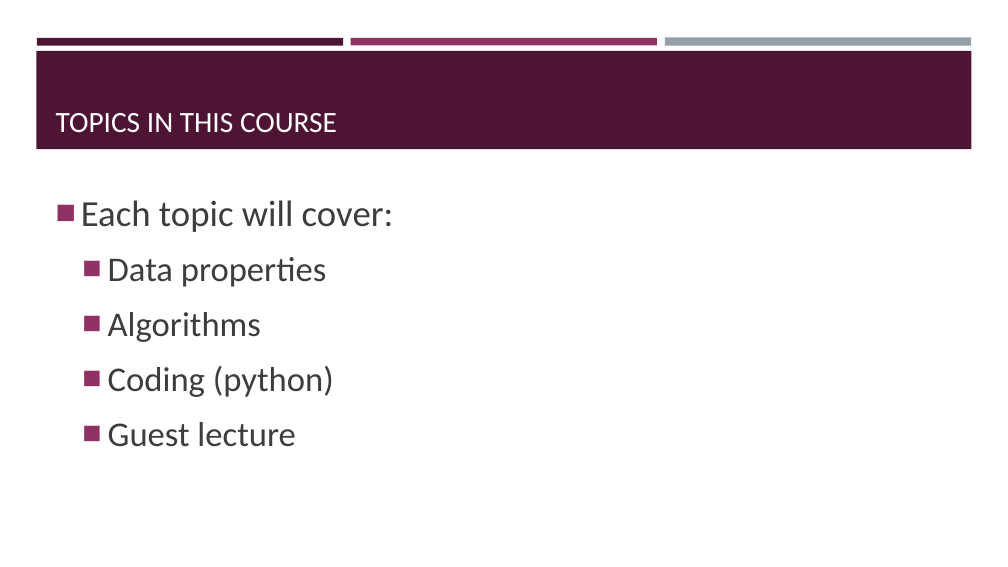
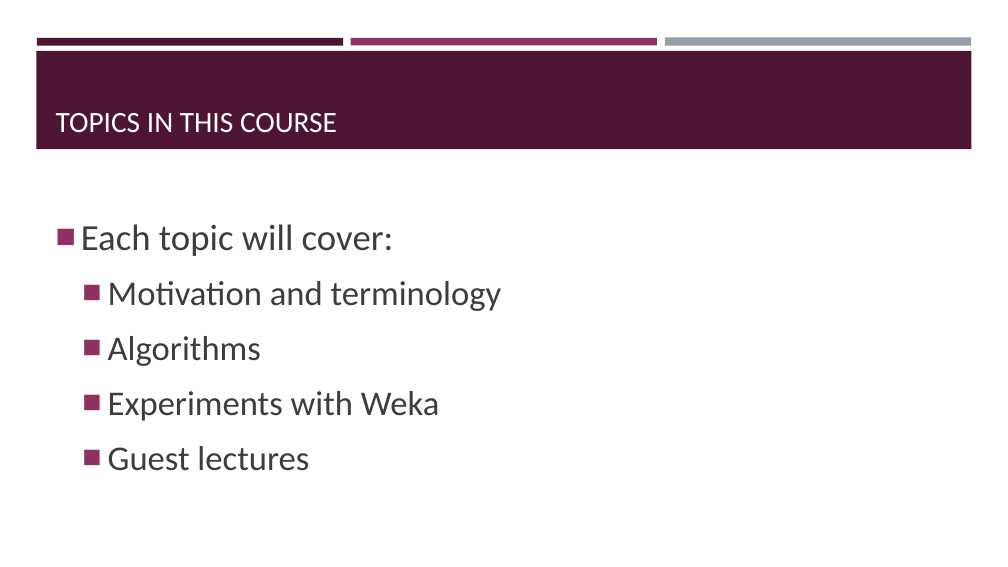
Before and after one commit to BeiyuLinCS/beiyulin.github.io, a slide deck: slide 8 of teach/fall_22/slides/ds_1.pptx. Drawn at 1008x567 pixels with LibreOffice and Linux fonts; fonts in the diff are those of the drawing. Boxes give left, top, right and bottom in pixels: in the first picture for what was removed or moved away, otherwise in the second. Text is boxed around its words. In the diff, an @@ line names an element or a change of style, - is before the commit and + after.

```diff
--- a/teach/fall_22/slides/ds_1.pptx
+++ b/teach/fall_22/slides/ds_1.pptx
@@ text at bbox=[108, 281, 502, 311]: text changed @@
-  ■ Data properties
+  ■ Motivation and terminology
@@ text at bbox=[108, 391, 440, 471]: text changed @@
-  ■ Coding (python)
-  ■ Guest lecture
+  ■ Experiments with Weka
+  ■ Guest lectures
```
Also in this commit, not shown: 3 other slides changed, 2 other files.
